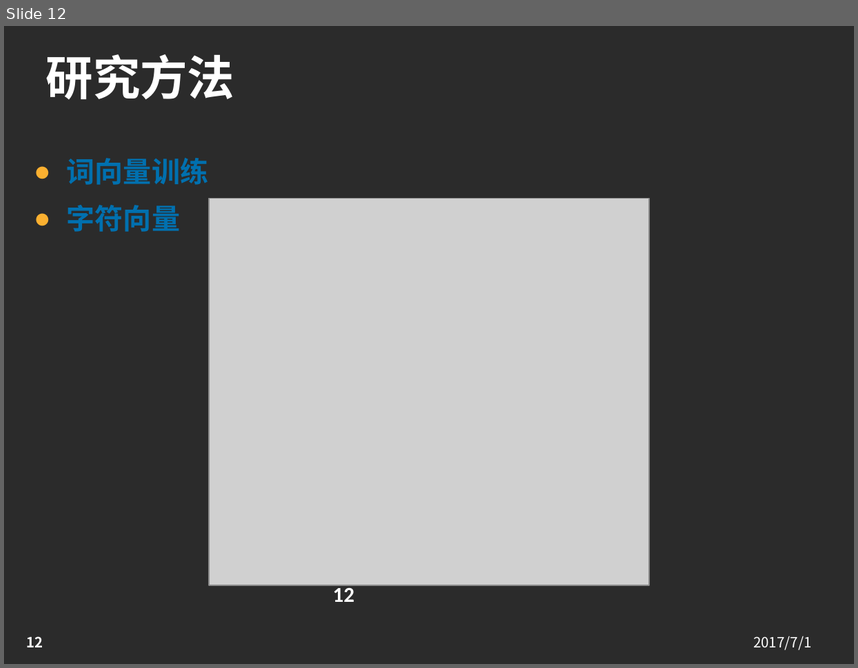
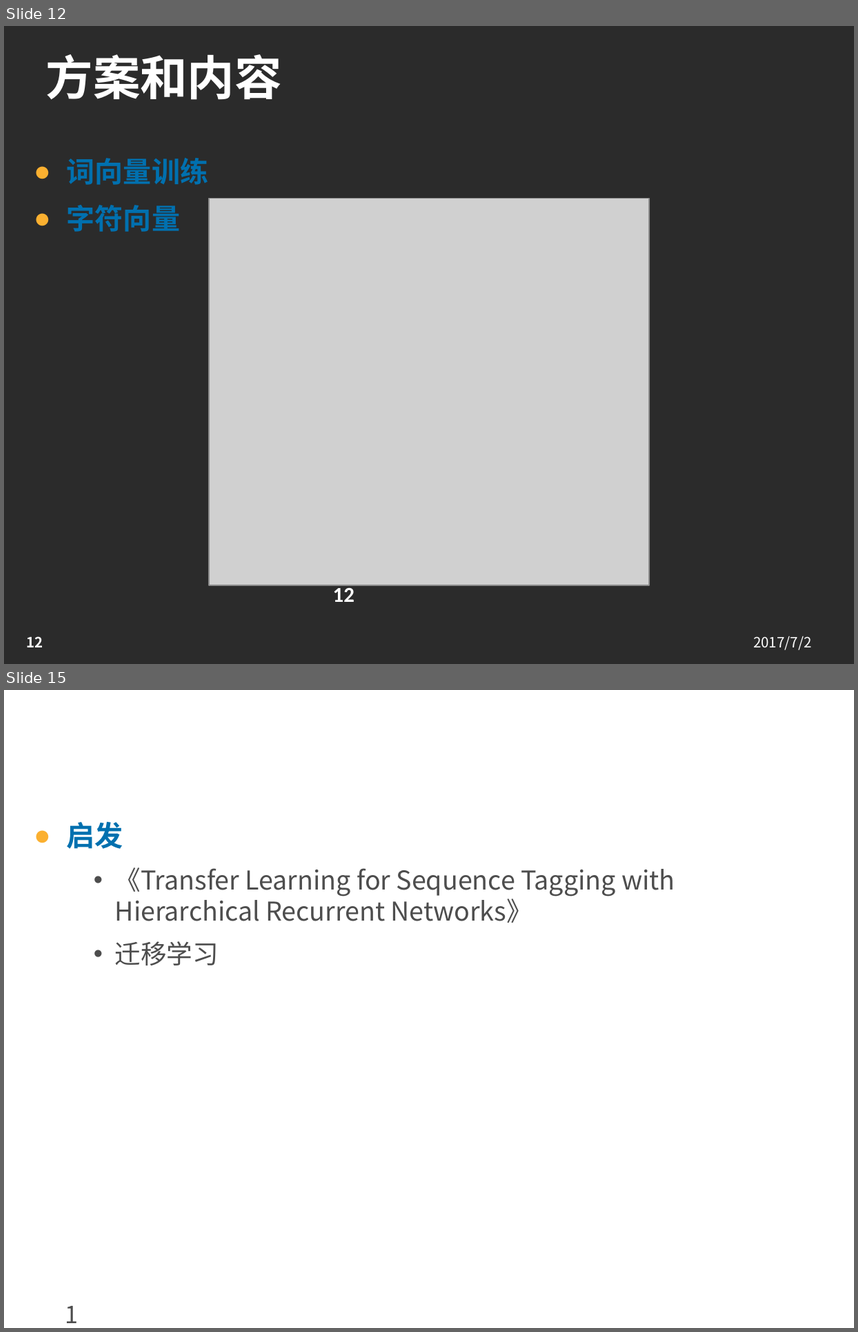
Before and after one commit to jxwb088047/Interim_reply, a slide deck: 林广和中期答辩.pptx. Shown one above the other, each under a label of ours: slide 12 before the commit, slides 12 and 15 after it; the slides between them are not shown. The pictures are 858x668 and 858x1332 pixels, drawn with LibreOffice and Linux fonts; fonts in the diff are those of the drawing; grey boxes stand for pictures; background and template pictures are left out; a plain dark background stands for a picture behind light text. Boxes give left, top, right and bottom in pixels: in the first picture for what was removed or moved away, otherwise in the second. Text is boxed around its words. In the diff, an @@ line names an element or a change of style, - is before the commit and + after.

```diff
--- a/林广和中期答辩.pptx
+++ b/林广和中期答辩.pptx
@@ slide 15 added at box(4, 690, 854, 1328), background picture (left out); not listed: 3 template elements that a slide beside it also shows @@
@@ title added at box(37, 708, 538, 773), 40 pt, text #FFFFFF, bold @@
+后续工作
@@ text added at box(67, 822, 675, 965), 22 pt, text #4D4D4D @@
+  ● 启发
+    • 《Transfer Learning for Sequence Tagging with Hierarchical Recurrent Networks》
+    • 迁移学习
+  1
@@ slide 12 changed as well @@
@@ title at box(46, 54, 282, 100): text changed @@
-研究方法
+方案和内容
@@ text at box(753, 636, 811, 650): text changed @@
-2017/7/1
+2017/7/2
```
Also in this commit, not shown: 8 other slides changed, 7 other slides added, 7 slides removed, 1 other file.
